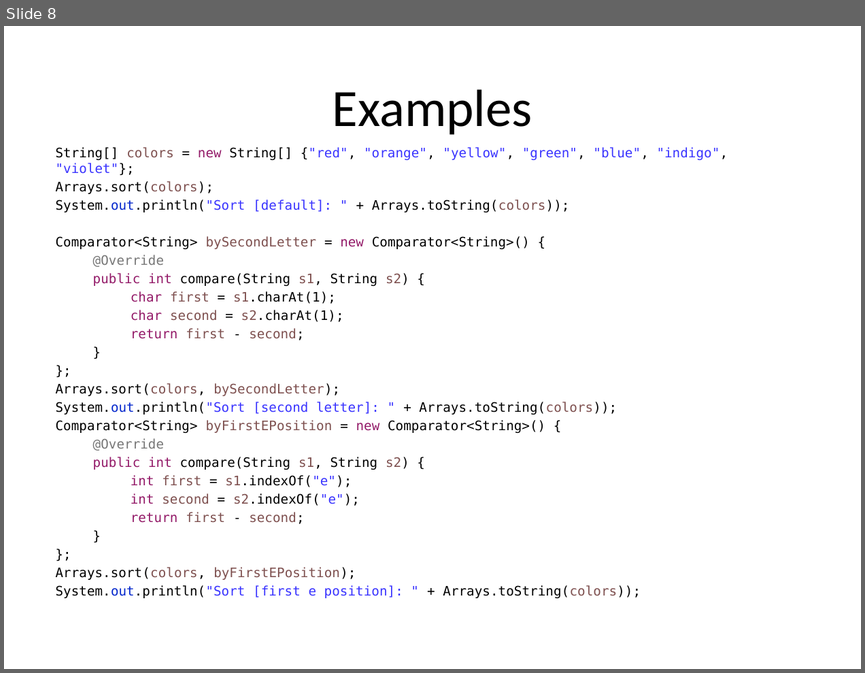
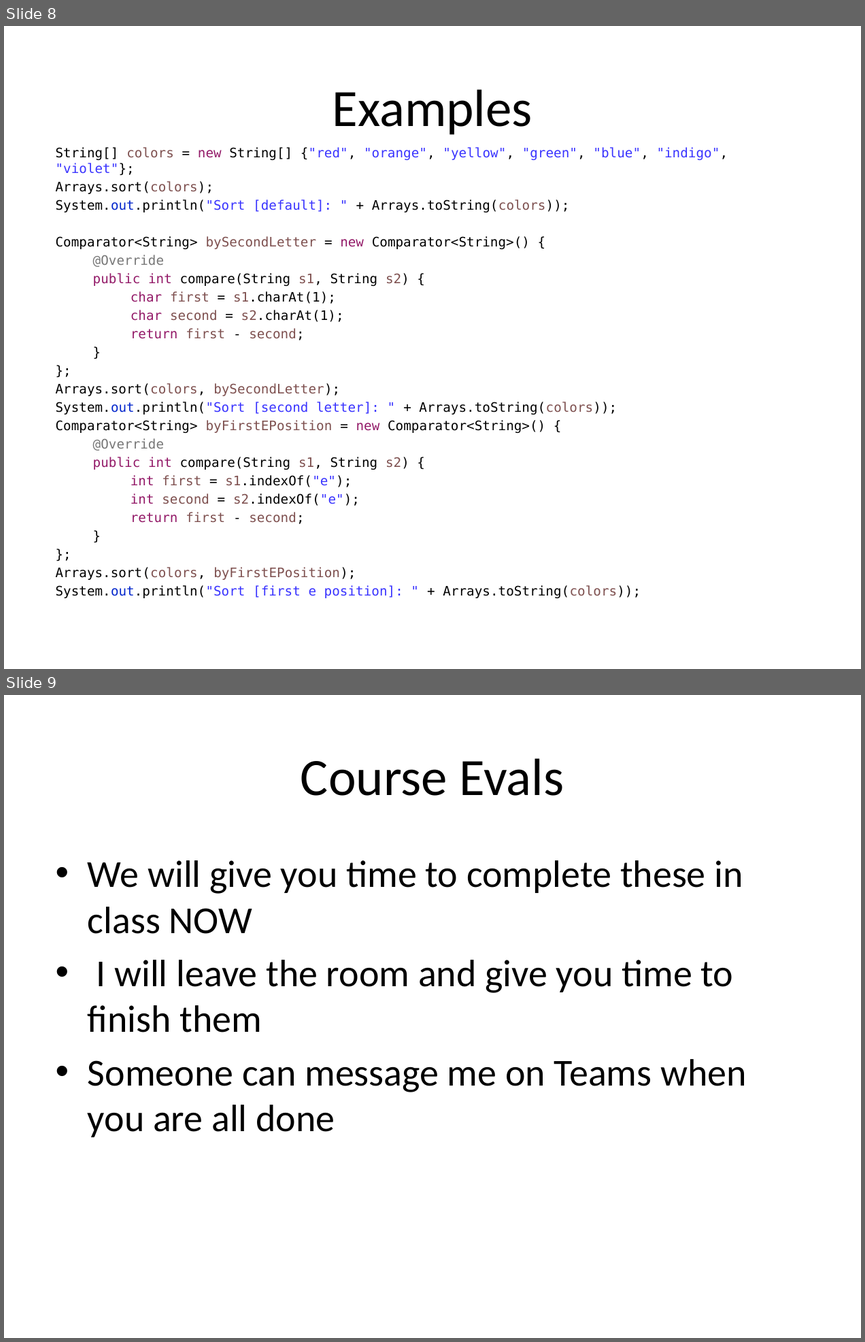
Before and after one commit to RHIT-CSSE/csse220, a slide deck: ClassMaterials/Comparators/Slides/ComparableComparator.pptx. Shown one above the other, each under a label of ours: slide 8 before the commit, slides 8 and 9 after it. The pictures are 865x673 and 865x1342 pixels, drawn with LibreOffice and Linux fonts; fonts in the diff are those of the drawing. Boxes give left, top, right and bottom in pixels: in the first picture for what was removed or moved away, otherwise in the second. Text is boxed around its words. In the diff, an @@ line names an element or a change of style, - is before the commit and + after.

```diff
--- a/ClassMaterials/Comparators/Slides/ComparableComparator.pptx
+++ b/ClassMaterials/Comparators/Slides/ComparableComparator.pptx
@@ slide 9 added at [4, 695, 861, 1338], background #FFFFFF @@
@@ title added at [300, 758, 564, 796], 44 pt, text #000000 @@
+Course Evals
@@ text added at [88, 860, 747, 1137], 32 pt, text #000000 @@
+• We will give you time to complete these in class NOW
+• I will leave the room and give you time to finish them
+• Someone can message me on Teams when you are all done
```
Also in this commit, not shown: 5 other slides added, 1 other file.
